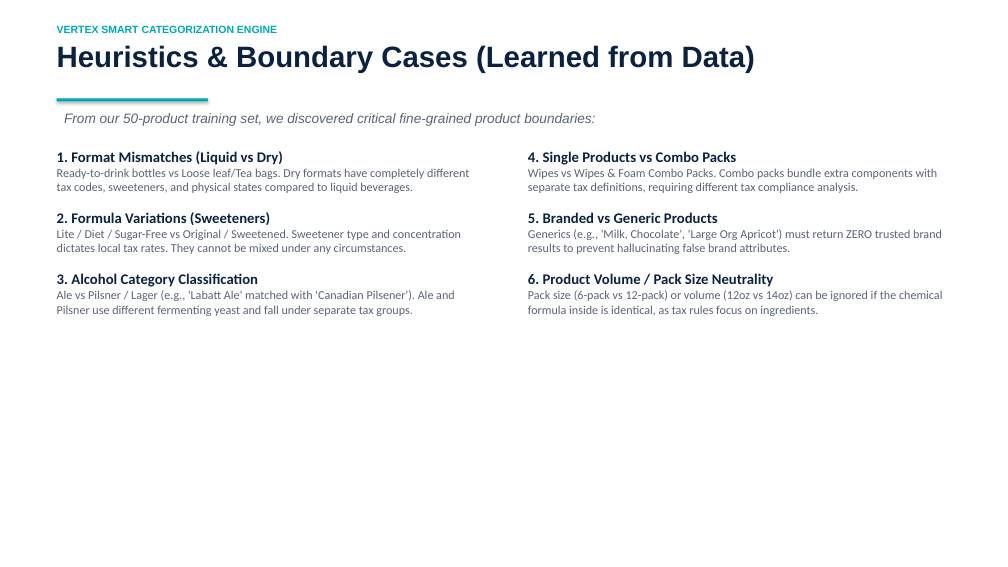
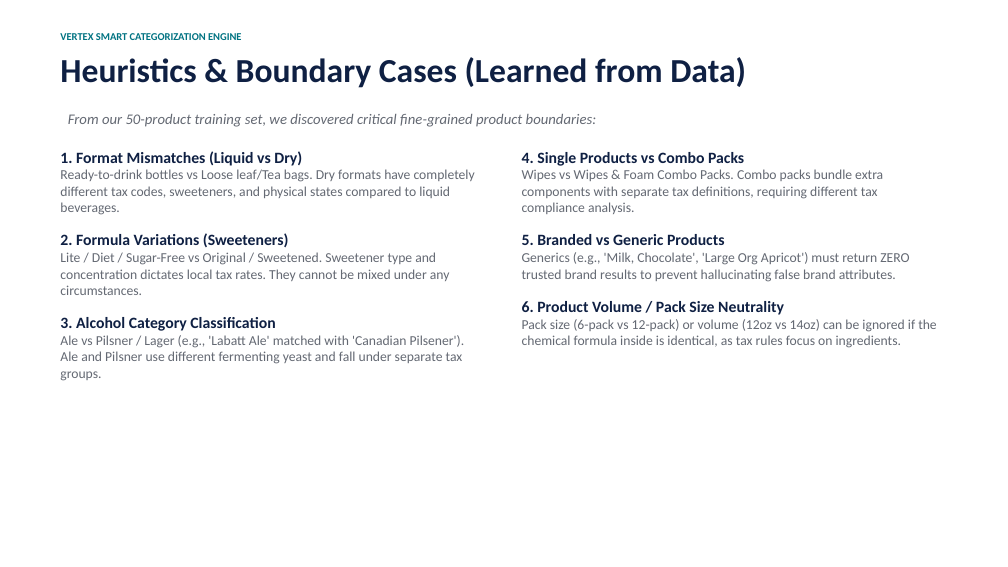
Before and after one commit to rahiakil/tkhome, a slide deck: slide 3 of presentation_slides.pptx. Drawn at 1008x567 pixels with LibreOffice and Linux fonts; fonts in the diff are those of the drawing. Boxes give left, top, right and bottom in pixels: in the first picture for what was removed or moved away, otherwise in the second. Text is boxed around its words. In the diff, an @@ line names an element or a change of style, - is before the commit and + after.

```diff
--- a/presentation_slides.pptx
+++ b/presentation_slides.pptx
@@ text "VERTEX SMART CATEGORIZATION ENGINE": place and size @@
-text "VERTEX SMART CATEGORIZATION ENGINE" at (57,25,277,33)
+text "VERTEX SMART CATEGORIZATION ENGINE" at (60,33,241,40)
@@ text "VERTEX SMART CATEGORIZATION ENGINE" at (60,33,241,40): font Arial to Calibri, text colour #00A8B5 to #007382 @@
@@ text "Heuristics & Boundary Cases (Learned ...": place and size @@
-text "Heuristics & Boundary Cases (Learned ..." at (57,45,755,73)
+text "Heuristics & Boundary Cases (Learned ..." at (60,57,746,88)
@@ text "Heuristics & Boundary Cases (Learned ..." at (60,57,746,88): size 28 to 32 pt, font Arial to Calibri, text colour #0A2240 to #0F2043 @@
@@ rectangle removed at (57,98,208,101) @@
@@ text "From our 50-product training set, ..." at (68,114,596,127): size 13 to 14 pt, font Arial to Calibri, text colour #5A6473 to #646973 @@
@@ text "1. Format Mismatches (Liquid vs ..." at (60,151,475,381): size 14 to 15 pt, text colour #0A2240 to #0F2043 in "1. Format Mismatches (Liquid vs Dry)", "2. Formula Variations (Sweeteners)", "3. Alcohol Category Classification"; size 11.5 to 13 pt, text colour #5A6473 to #646973 in "Ready-to-drink bottles vs Loose leaf/Tea bags. Dry ...", "Lite / Diet / Sugar-Free vs Original ...", "Ale vs Pilsner / Lager (e.g., 'Labatt ..." @@
@@ text "4. Single Products vs Combo ..." at (522,152,936,348): size 14 to 15 pt, text colour #0A2240 to #0F2043 in "4. Single Products vs Combo Packs", "5. Branded vs Generic Products", "6. Product Volume / Pack Size Neutrality"; size 11.5 to 13 pt, text colour #5A6473 to #646973 in "Wipes vs Wipes & Foam Combo Packs. ...", "Generics (e.g., 'Milk, Chocolate', 'Large Org Apricot') ...", "Pack size (6-pack vs 12-pack) or volume ..." @@
```
Also in this commit, not shown: 7 other slides changed, 3 other files.
